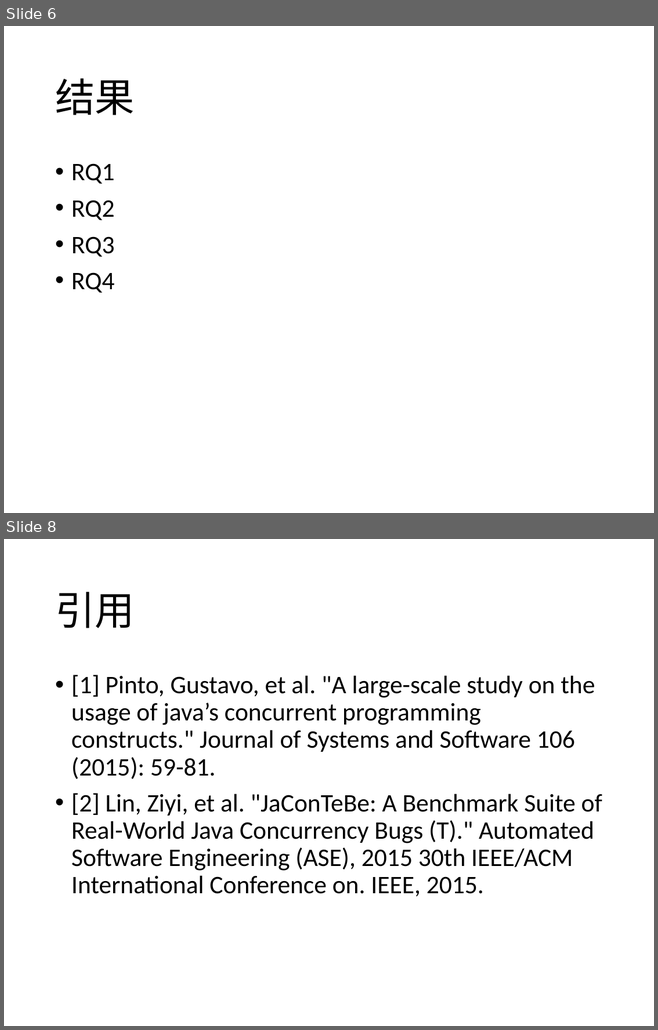
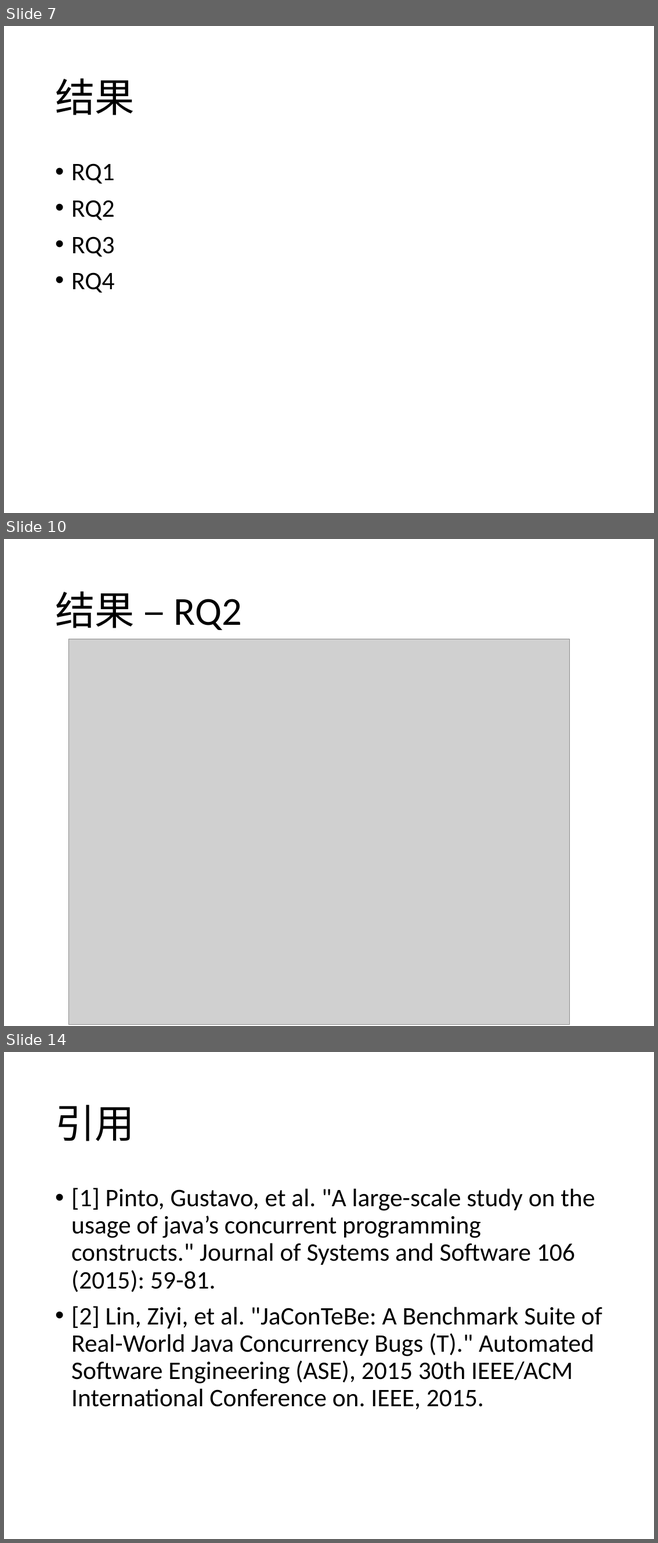
Before and after one commit to qwordy/Research, a slide deck: bishe/理解并发程序修改模式.pptx. Shown one above the other, each under a label of ours: slides 6 and 8 before the commit, slides 7, 10 and 14 after it; the slides between them are not shown. The pictures are 658x1030 and 658x1543 pixels, drawn with LibreOffice and Linux fonts; fonts in the diff are those of the drawing; grey boxes stand for pictures. Boxes give left, top, right and bottom in pixels: in the first picture for what was removed or moved away, otherwise in the second. Text is boxed around its words. In the diff, an @@ line names an element or a change of style, - is before the commit and + after.

```diff
--- a/bishe/理解并发程序修改模式.pptx
+++ b/bishe/理解并发程序修改模式.pptx
@@ slide 10 added at (x1=4, y1=539, x2=654, y2=1026), background #FFFFFF @@
@@ title added at (x1=55, y1=591, x2=242, y2=630), 44 pt, text #000000 @@
+结果 – RQ2
@@ picture added at (x1=68, y1=639, x2=569, y2=1025) @@
@@ what was slide 6 is now slide 7 @@
@@ what was slide 8 is now slide 14 @@
```
Also in this commit, not shown: 2 slides changed, 5 other slides added.
